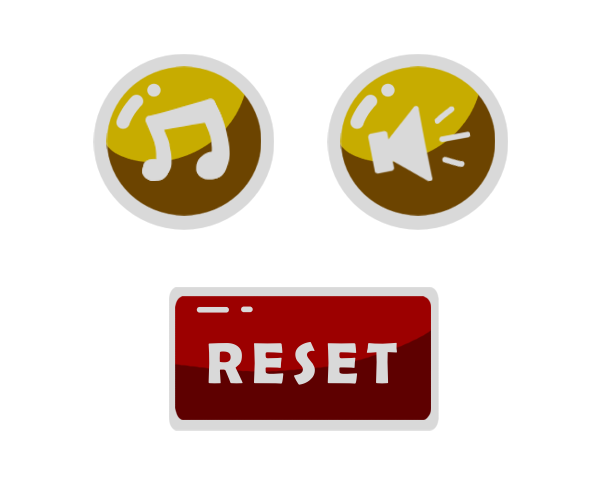
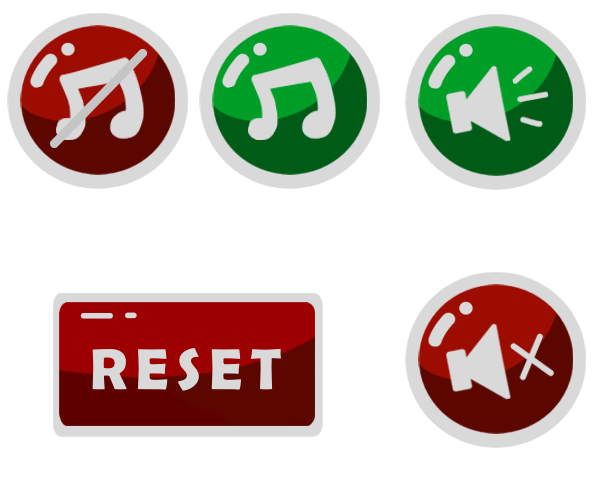
Comparing the layer stacks of the two 600 × 500 images. Changes:
painted on "Mask Layer" (1st of 5, in "Copy of Button" › "Button") over <box>53,272,586,448</box>
painted on "Paint Layer 2" over <box>53,273,477,432</box>
painted on "Back of Button" over <box>53,273,477,446</box>
added group "sfx off" with 10 layers above "sfx" over <box>210,147,586,448</box>
added group "Clipping Group 4" (1st of 4, in "sfx off") with 8 layers in group "sfx off" over <box>210,147,586,448</box>
added layer "Copy of Mask Layer" (1st of 4, in "sfx off" › "Clipping Group 4") in group "Clipping Group 4" over <box>210,147,586,448</box>
added layer "Mask Layer" (2nd of 5, in "sfx off" › "Clipping Group 4") in group "Clipping Group 4" over <box>210,147,586,448</box>
painted on "Copy of Mask Layer" (2nd of 4, in "sfx" › "Clipping Group 4") over <box>132,13,586,377</box>
painted on "Mask Layer" (3rd of 5, in "sfx" › "Clipping Group 4") over <box>132,13,586,377</box>
painted on "Paint Layer 3" (2nd of 4, in "sfx") over <box>324,14,586,230</box>
added group "music off" with 9 layers above "music" over <box>7,13,516,336</box>
added group "Clipping Group 4" (3rd of 4, in "music off") with 7 layers in group "music off" over <box>7,13,516,336</box>
added layer "Copy of Mask Layer" (3rd of 4, in "music off" › "Clipping Group 4") in group "Clipping Group 4" over <box>7,13,388,336</box>
added layer "Mask Layer" (4th of 5, in "music off" › "Clipping Group 4") in group "Clipping Group 4" over <box>7,13,388,336</box>
painted on "Copy of Mask Layer" (4th of 4, in "music" › "Clipping Group 4") over <box>7,13,580,377</box>
painted on "Mask Layer" (5th of 5, in "music" › "Clipping Group 4") over <box>7,13,580,377</box>
painted on "Copy of Paint Layer 3" (4th of 4, in "music" › "Clipping Group 4") over <box>90,16,388,230</box>
painted on "Paint Layer 3" (4th of 4, in "music") over <box>90,13,388,230</box>
…and 14 more changes (8 added, 4 moved_by, 1 painted, 1 removed)
